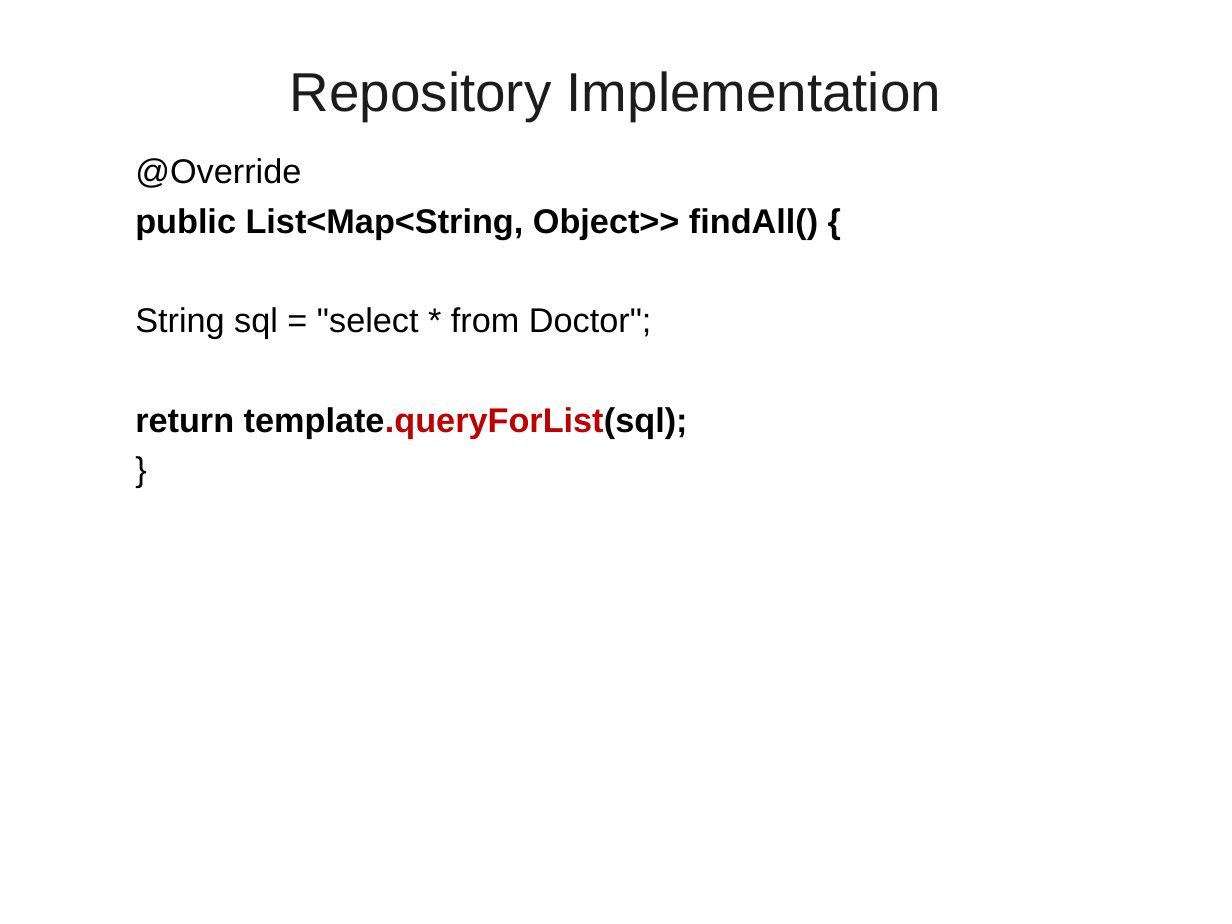
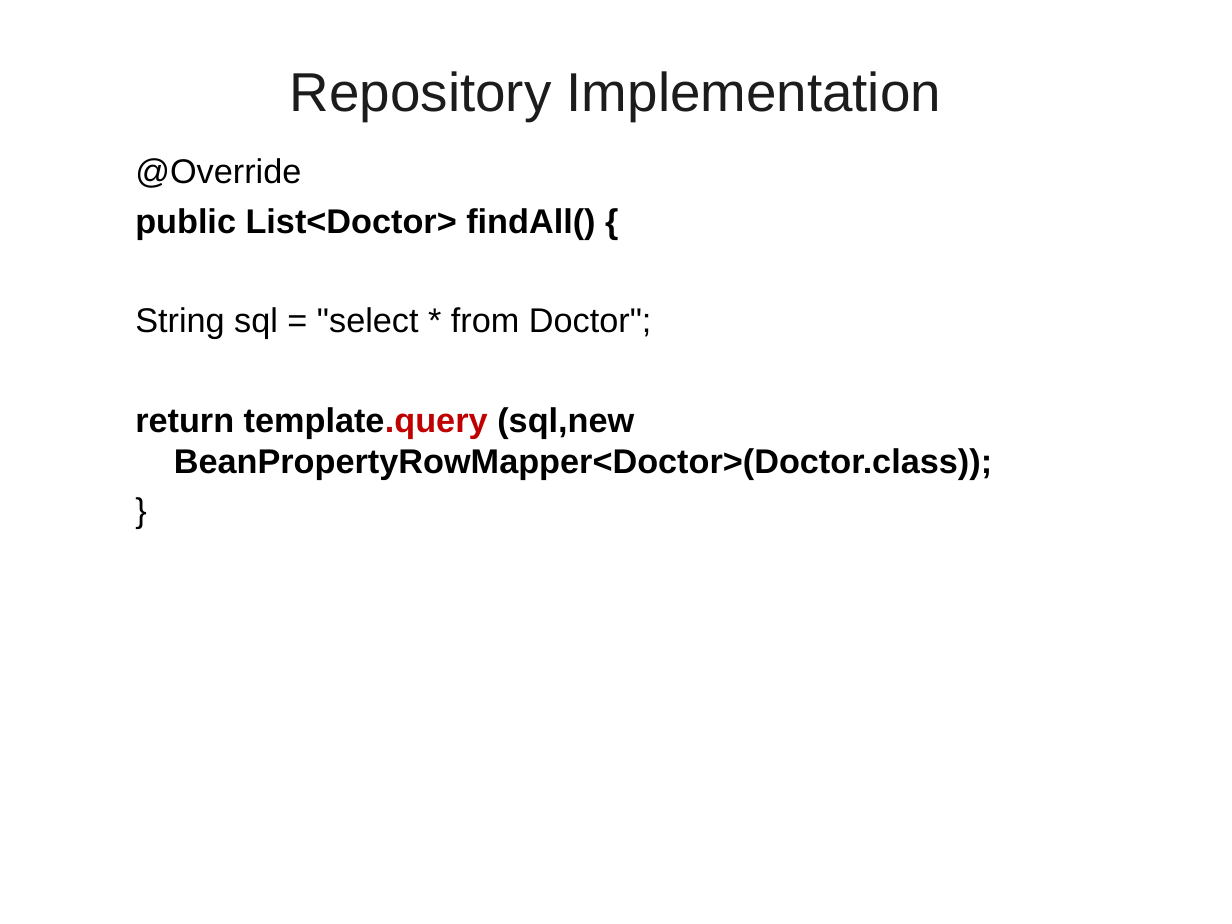
Before and after one commit to vatsanTraining/corejava, a slide deck: slide 97 of SpringBoot_Module1.ppt. Drawn at 1232x924 pixels with LibreOffice and Linux fonts; fonts in the diff are those of the drawing; background and template pictures are left out. Boxes give left, top, right and bottom in pixels: in the first picture for what was removed or moved away, otherwise in the second. Text is boxed around its words. In the diff, an @@ line names an element or a change of style, - is before the commit and + after.

```diff
--- a/SpringBoot_Module1.ppt
+++ b/SpringBoot_Module1.ppt
@@ text at [135, 208, 595, 240]: text changed @@
-  public List<Map<String, Object>> findAll() {
+  public List<Doctor> findAll() {
@@ text at [135, 407, 992, 479]: text changed @@
-  return template.queryForList(sql);
+  return template.query (sql,new BeanPropertyRowMapper<Doctor>(Doctor.class));
```
Also in this commit, not shown: 3 other slides changed, 34 slides added.
